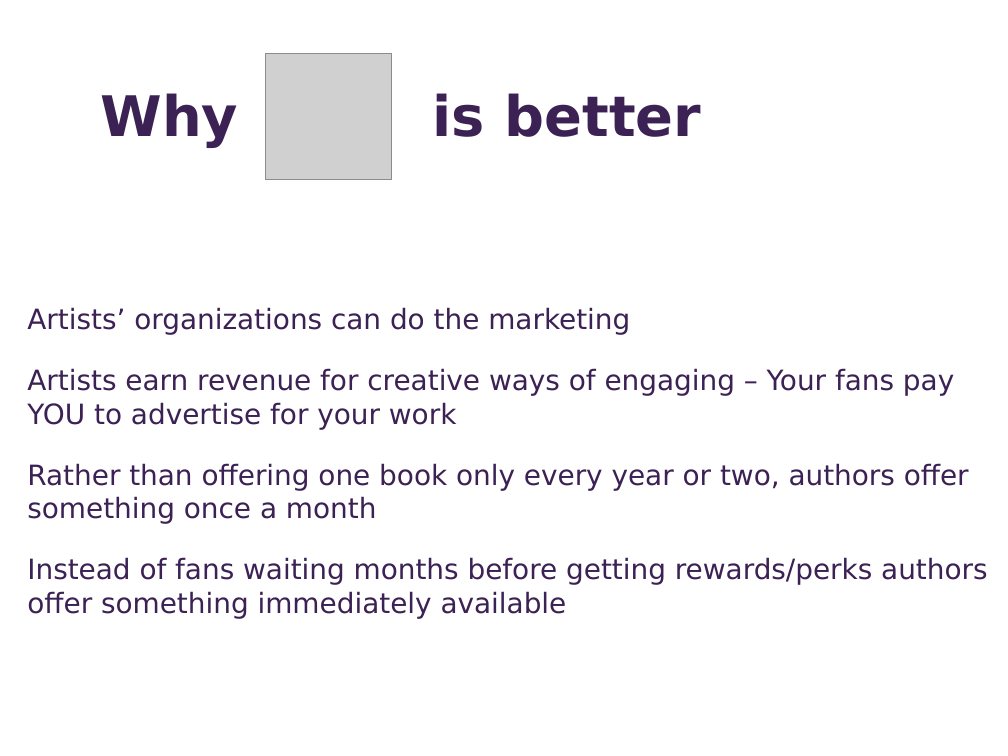
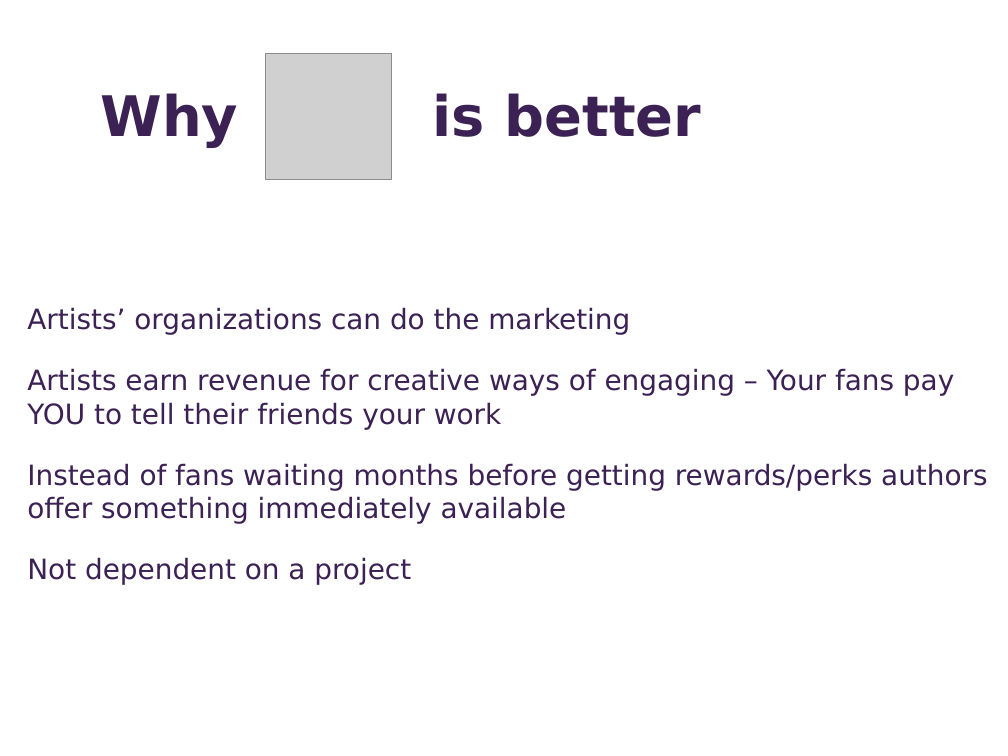
Before and after one commit to ece106/tomatocan, a slide deck: slide 9 of public/marketingSlides.pptx. Drawn at 1008x756 pixels with LibreOffice and Linux fonts; fonts in the diff are those of the drawing; grey boxes stand for pictures. Boxes give left, top, right and bottom in pixels: in the first picture for what was removed or moved away, otherwise in the second. Text is boxed around its words. In the diff, an @@ line names an element or a change of style, - is before the commit and + after.

```diff
--- a/public/marketingSlides.pptx
+++ b/public/marketingSlides.pptx
@@ text at box(27, 368, 954, 429): text changed @@
-Artists earn revenue for creative ways of engaging – Your fans pay YOU to advertise for your work
-Rather than offering one book only every year or two, authors offer something once a month
+Artists earn revenue for creative ways of engaging – Your fans pay YOU to tell their friends your work
@@ text at box(27, 557, 411, 585): paragraph added @@
+Not dependent on a project
```
Also in this commit, not shown: 11 other slides changed, 6 other files.
